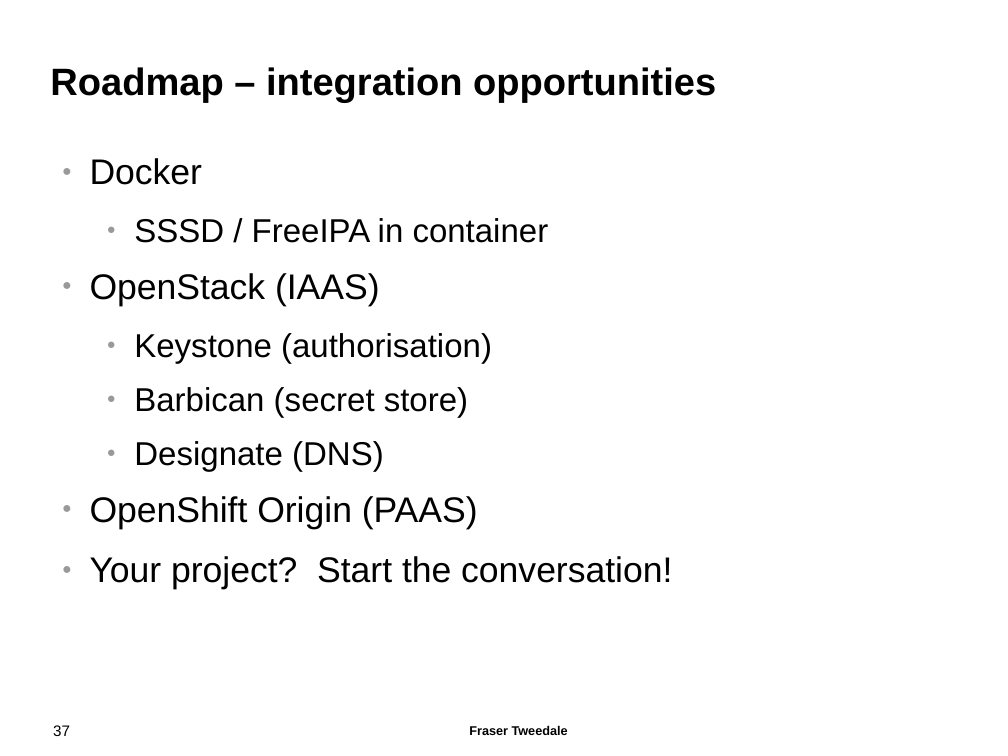
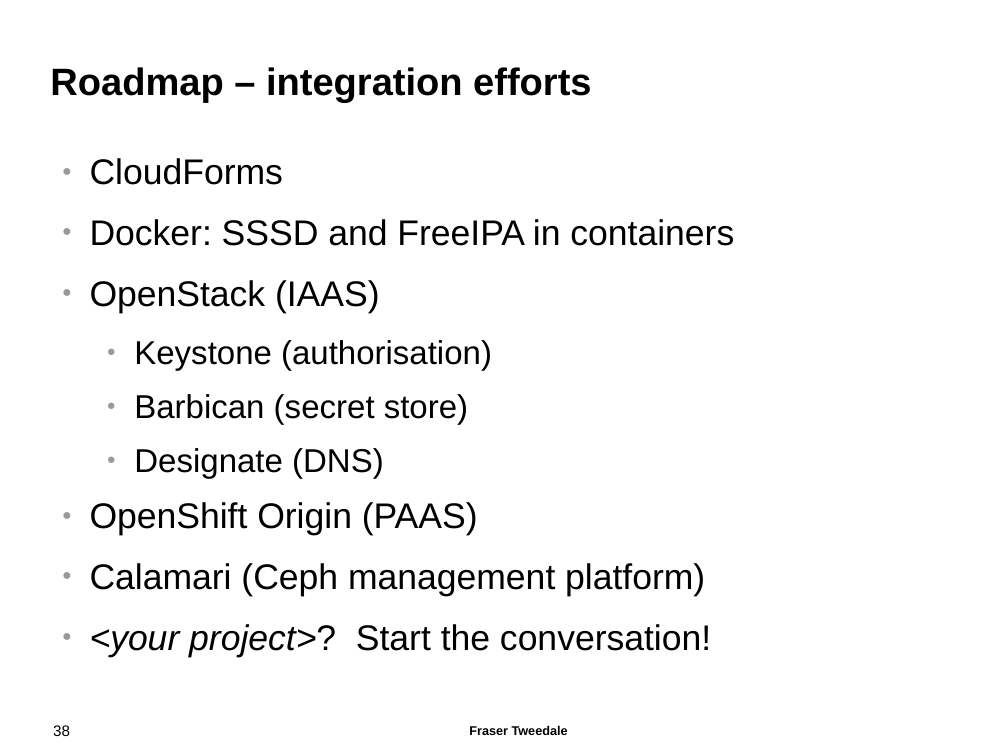
Before and after one commit to frasertweedale/talks, a slide deck: slide 38 of 20141106-osdc-freeipa/osdc2014-freeipa.odp (slide 37 before the commit). Drawn at 1008x756 pixels with LibreOffice and Linux fonts; fonts in the diff are those of the drawing; background and template pictures are left out. Boxes give left, top, right and bottom in pixels: in the first picture for what was removed or moved away, otherwise in the second. Text is boxed around its words. In the diff, an @@ line names an element or a change of style, - is before the commit and + after.

```diff
--- a/20141106-osdc-freeipa/osdc2014-freeipa.odp
+++ b/20141106-osdc-freeipa/osdc2014-freeipa.odp
@@ title at [50,67,591,103]: text changed @@
-Roadmap – integration opportunities
+Roadmap – integration efforts
@@ text at [90,158,734,246]: text changed; size 26 to 28 pt @@
-● Docker
-  ● SSSD / FreeIPA in container
+● CloudForms
+● Docker: SSSD and FreeIPA in containers
@@ text at [90,563,711,651]: text changed @@
-● Your project? Start the conversation!
+● Calamari (Ceph management platform)
+● <your project>? Start the conversation!
@@ page number at [53,725,70,736]: text changed @@
-37
+38
```
Also in this commit, not shown: 13 other slides changed, 1 slide added.
